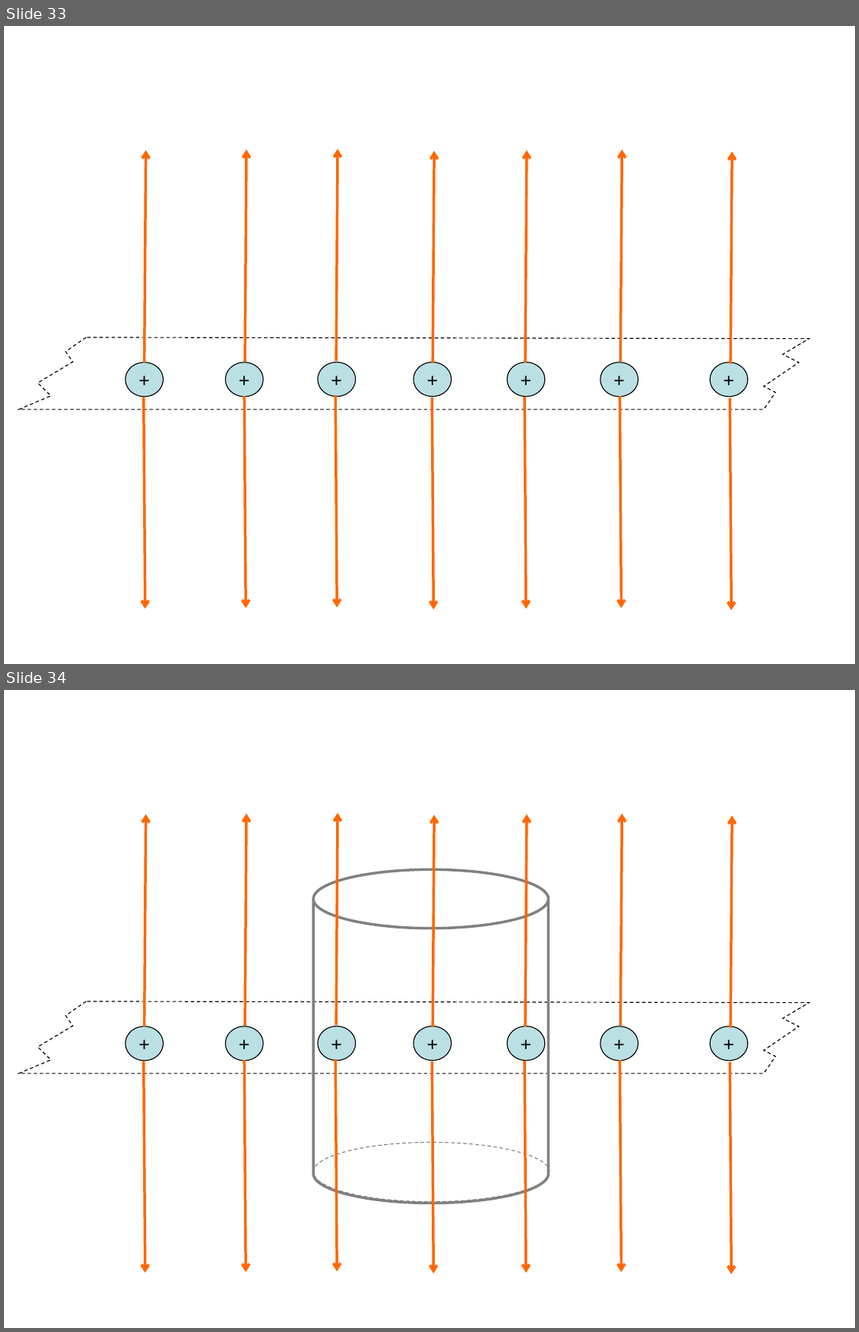
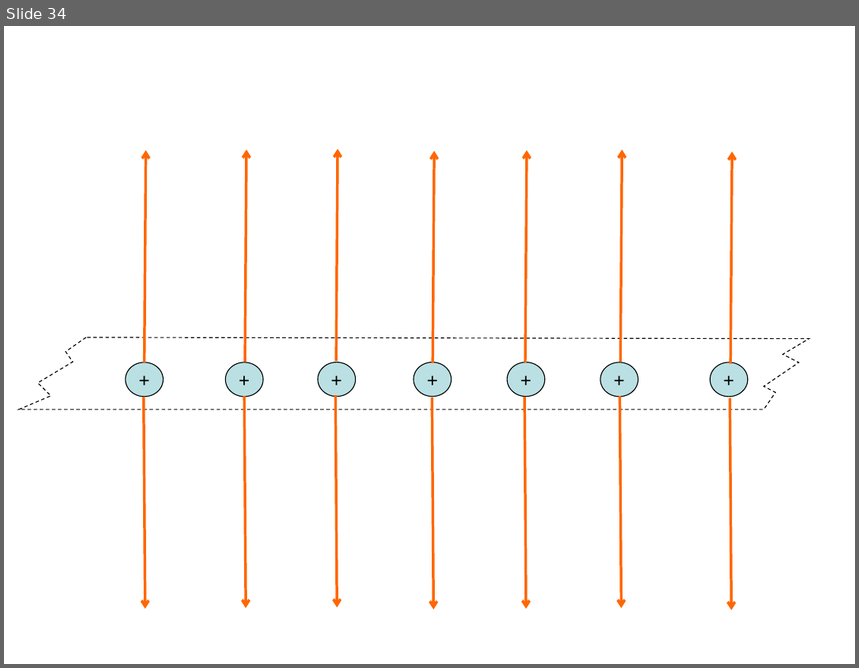
Before and after one commit to rtlines/PH223-Engineering-Physics, a slide deck: Slides/PH223_Lecture_08.pptx. Shown one above the other, each under a label of ours: slides 33 and 34 before the commit, slide 34 after it. The pictures are 859x1332 and 859x668 pixels, drawn with LibreOffice and Linux fonts; fonts in the diff are those of the drawing. Boxes give left, top, right and bottom in pixels: in the first picture for what was removed or moved away, otherwise in the second. Text is boxed around its words. In the diff, an @@ line names an element or a change of style, - is before the commit and + after.

```diff
--- a/Slides/PH223_Lecture_08.pptx
+++ b/Slides/PH223_Lecture_08.pptx
@@ slide 34 removed at bbox=[4, 690, 855, 1328], background #FFFFFF @@
@@ arrow removed from (145, 1026) to (146, 815) @@
@@ arrow removed from (245, 1026) to (246, 813) @@
@@ arrow removed from (336, 1025) to (338, 812) @@
@@ arrow removed from (433, 1027) to (435, 815) @@
@@ arrow removed from (525, 1026) to (527, 815) @@
@@ arrow removed from (620, 1026) to (622, 813) @@
@@ arrow removed from (731, 1028) to (733, 816) @@
@@ cylinder removed at bbox=[313, 869, 548, 1203] @@
@@ group removed at bbox=[18, 1002, 810, 1074]: 7 ellipses, 1 freeform shape @@
-+
-+
-+
-+
-+
-+
-+
@@ arrow removed from (144, 1061) to (145, 1273) @@
@@ arrow removed from (244, 1060) to (246, 1272) @@
@@ arrow removed from (335, 1059) to (337, 1271) @@
@@ arrow removed from (432, 1062) to (434, 1274) @@
@@ arrow removed from (525, 1061) to (526, 1273) @@
@@ arrow removed from (620, 1060) to (621, 1272) @@
@@ arrow removed from (730, 1062) to (732, 1274) @@
@@ ellipse removed at bbox=[313, 1143, 550, 1202] @@
@@ what was slide 33 is now slide 34 @@
```
Also in this commit, not shown: 2 slides changed, 3 slides added, 1 other slide removed, 22 other files.
